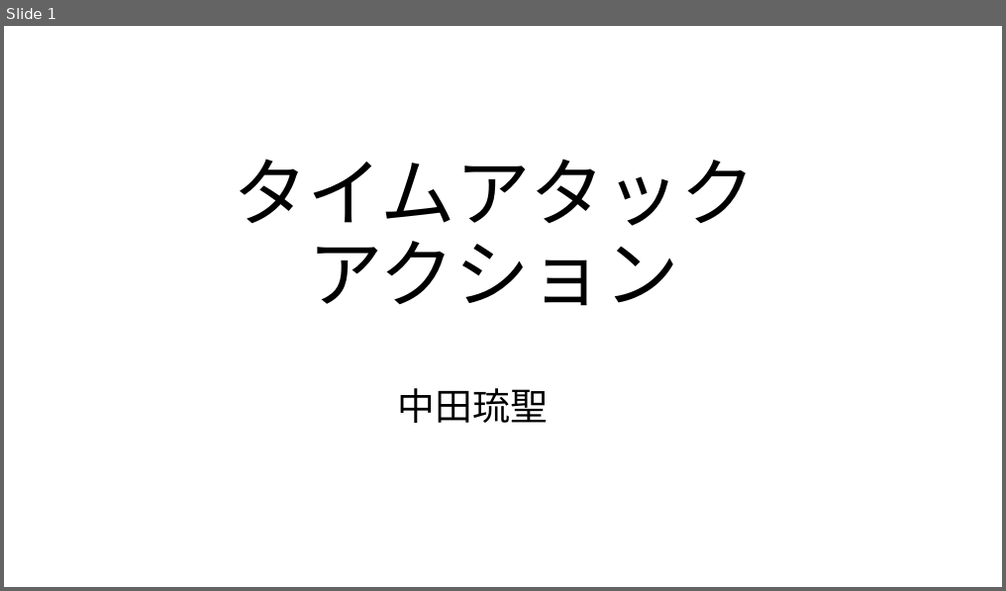
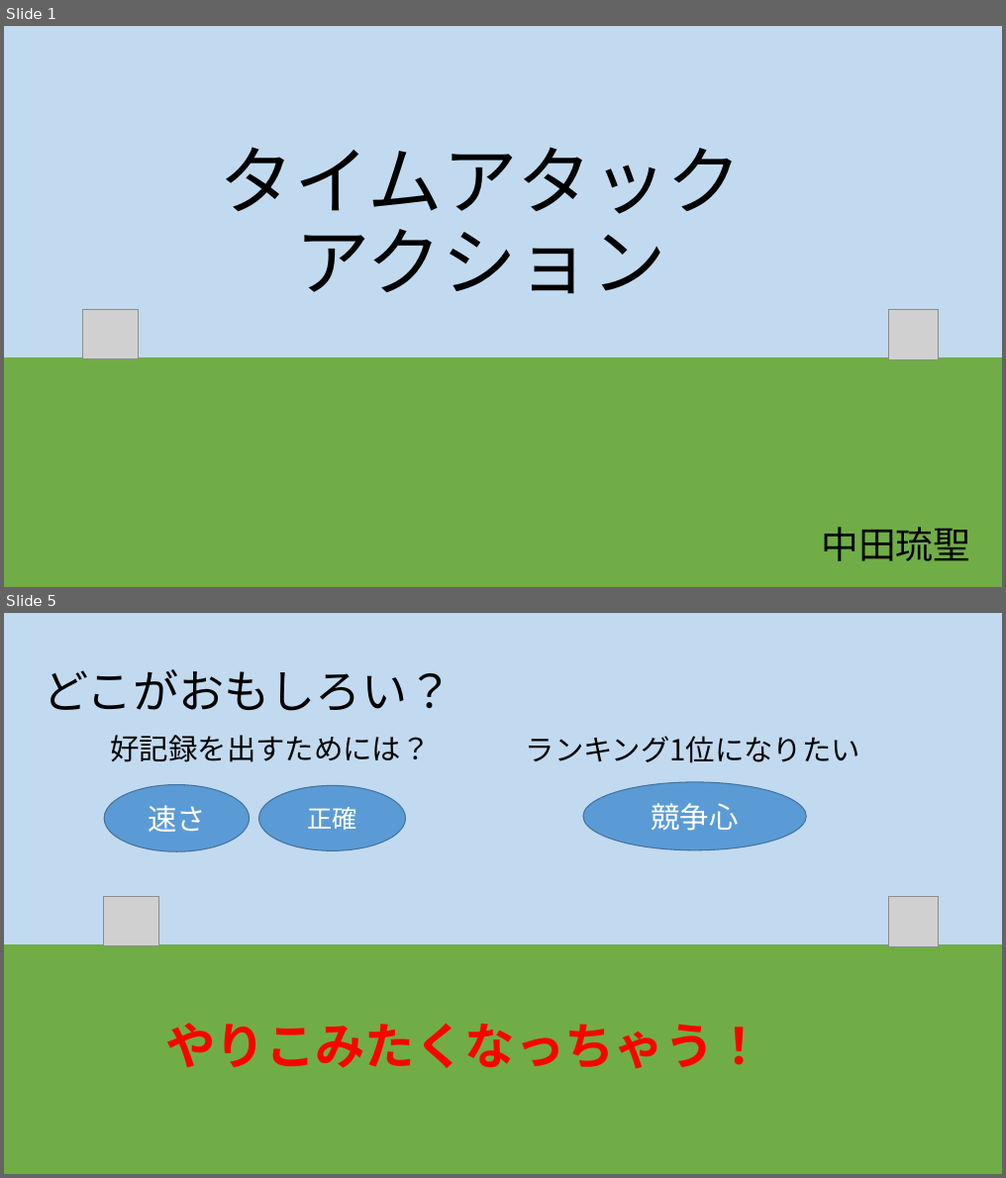
Before and after one commit to rinne-9029/Action1, a slide deck: 個人製作(テーマ・LIFE).pptx. Shown one above the other, each under a label of ours: slide 1 before the commit, slides 1 and 5 after it; the slides between them are not shown. The pictures are 1006x591 and 1006x1178 pixels, drawn with LibreOffice and Linux fonts; fonts in the diff are those of the drawing; grey boxes stand for pictures. Boxes give left, top, right and bottom in pixels: in the first picture for what was removed or moved away, otherwise in the second. Text is boxed around its words. In the diff, an @@ line names an element or a change of style, - is before the commit and + after.

```diff
--- a/個人製作(テーマ・LIFE).pptx
+++ b/個人製作(テーマ・LIFE).pptx
@@ slide 5 added at (4, 613, 1002, 1174), background gradient #C2DAEF to #70AD47 @@
@@ title added at (43, 669, 452, 711), 44 pt, text #000000 @@
+どこがおもしろい？
@@ text added at (111, 735, 431, 762), 28 pt, text #000000 @@
+好記録を出すためには？
@@ text added at (526, 736, 860, 763), 28 pt, text #000000 @@
+ランキング1位になりたい
@@ ellipse added at (104, 785, 250, 853), fill #5B9BD5, outline #43739E 1 pt, 28 pt, text #FFFFFF @@
+速さ
@@ ellipse added at (259, 786, 406, 851), fill #5B9BD5, outline #43739E 1 pt, 24 pt, text #FFFFFF @@
+正確
@@ ellipse added at (583, 782, 807, 851), fill #5B9BD5, outline #43739E 1 pt, 28 pt, text #FFFFFF @@
+競争心
@@ picture added at (104, 897, 159, 947) @@
@@ picture added at (888, 897, 939, 947) @@
@@ text added at (165, 1023, 764, 1069), 48 pt, text #FF0000, bold @@
+やりこみたくなっちゃう！
@@ slide 1 changed as well @@
@@ background #FFFFFF to gradient #C2DAEF to #70AD47 @@
@@ title "タイムアタックアクション": place and size @@
-title "タイムアタックアクション" at (233, 159, 755, 306)
+title "タイムアタックアクション" at (220, 147, 743, 294)
@@ picture added at (82, 310, 138, 360) @@
@@ picture added at (888, 310, 939, 360) @@
@@ text "中田琉聖": place and size @@
-text "中田琉聖" at (398, 388, 548, 423)
+text "中田琉聖" at (821, 527, 970, 562)
```
Also in this commit, not shown: 1 other slide changed, 2 other slides added, 1 slide removed, 9 other files.
